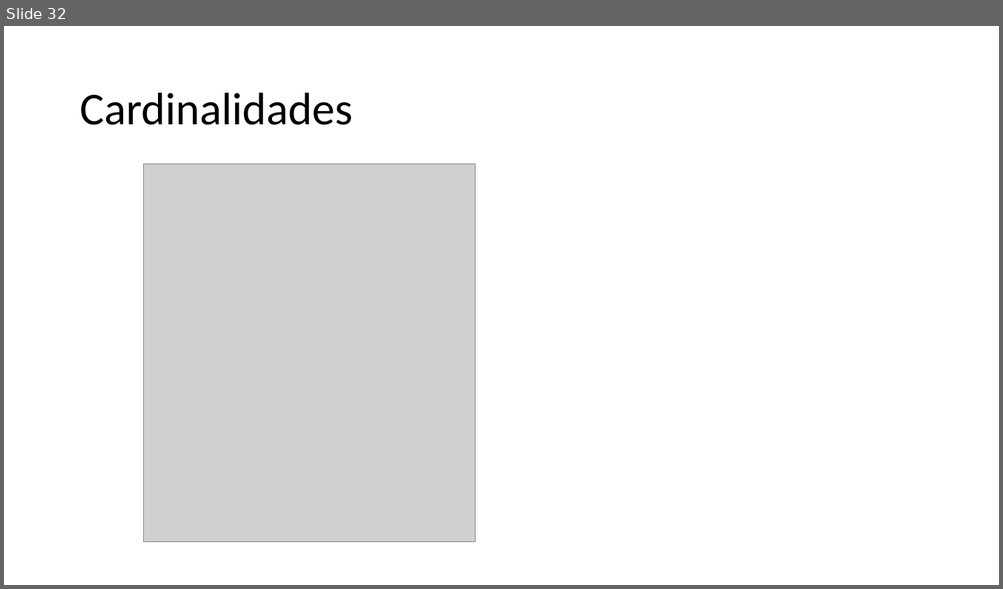
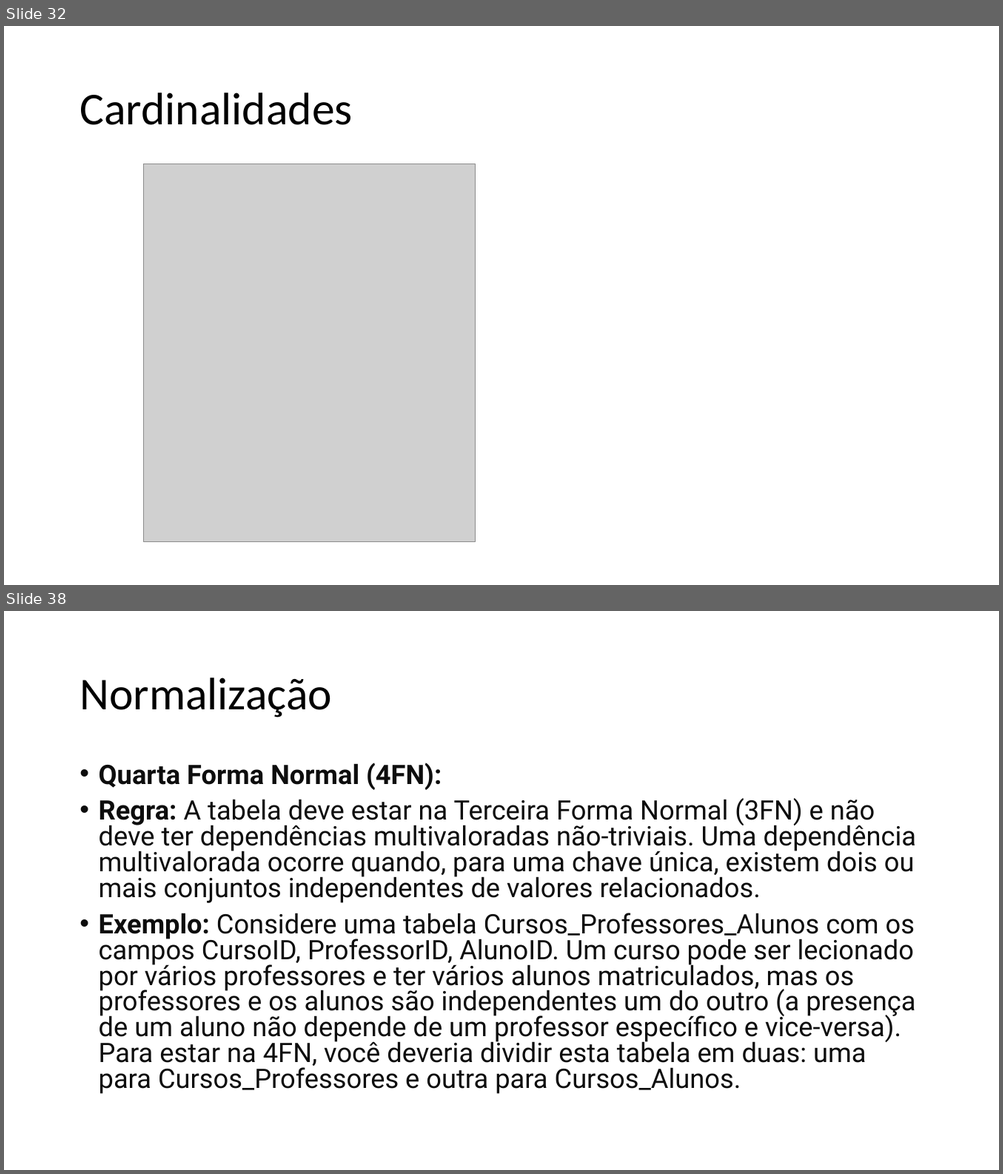
Before and after one commit to VictorInacio/learn-db, a slide deck: slides/Curso BD.pptx. Shown one above the other, each under a label of ours: slide 32 before the commit, slides 32 and 38 after it; the slides between them are not shown. The pictures are 1003x589 and 1003x1174 pixels, drawn with LibreOffice and Linux fonts; fonts in the diff are those of the drawing; grey boxes stand for pictures. Boxes give left, top, right and bottom in pixels: in the first picture for what was removed or moved away, otherwise in the second. Text is boxed around its words. In the diff, an @@ line names an element or a change of style, - is before the commit and + after.

```diff
--- a/slides/Curso BD.pptx
+++ b/slides/Curso BD.pptx
@@ slide 38 added at <box>4,611,999,1170</box>, background #FFFFFF @@
@@ title added at <box>79,678,332,718</box>, 44 pt, text #000000 @@
+Normalização
@@ text added at <box>99,763,916,1094</box>, 25.9 pt, text #0D0D0D @@
+• Quarta Forma Normal (4FN):
+• Regra: A tabela deve estar na Terceira Forma Normal (3FN) e não deve ter dependências multivaloradas não-triviais. Uma dependência multivalorada ocorre quando, para uma chave única, existem dois ou mais conjuntos independentes de valores relacionados.
+• Exemplo: Considere uma tabela Cursos_Professores_Alunos com os campos CursoID, ProfessorID, AlunoID. Um curso pode ser lecionado por vários professores e ter vários alunos matriculados, mas os professores e os alunos são independentes um do outro (a presença de um aluno não depende de um professor específico e vice-versa). Para estar na 4FN, você deveria dividir esta tabela em duas: uma para Cursos_Professores e outra para Cursos_Alunos.
```
Also in this commit, not shown: 6 other slides added, 16 other files.
